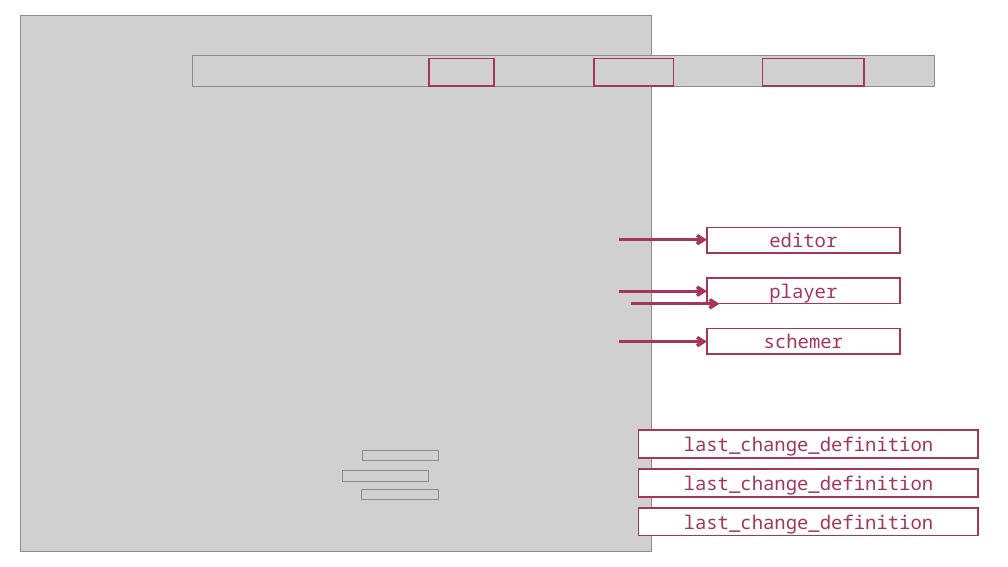
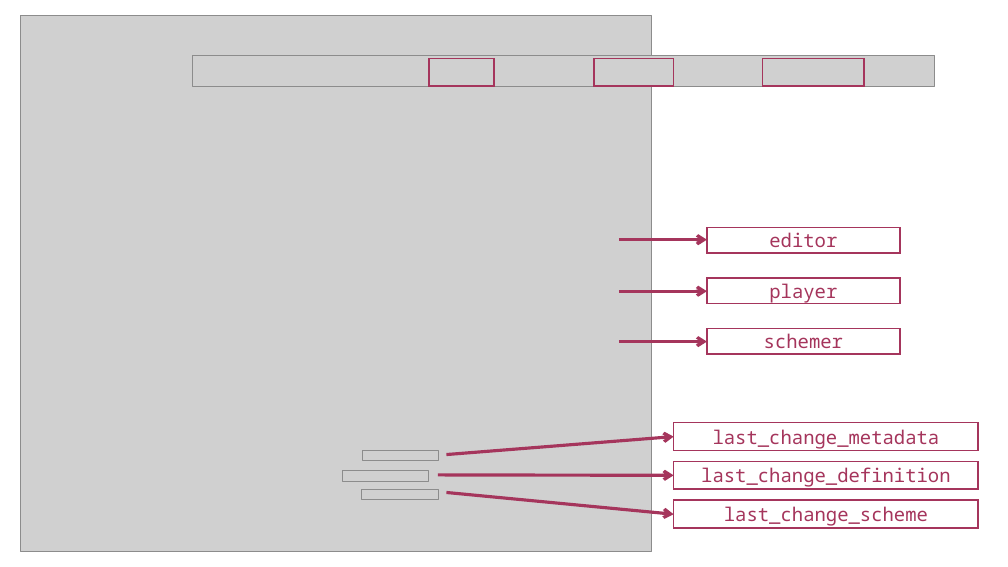
Before and after one commit to iqb-research/eatPrepTBA, a slide deck: slide 5 of vignettes/images/images.pptx. Drawn at 1008x567 pixels with LibreOffice and Linux fonts; fonts in the diff are those of the drawing; grey boxes stand for pictures. Boxes give left, top, right and bottom in pixels: in the first picture for what was removed or moved away, otherwise in the second. Text is boxed around its words. In the diff, an @@ line names an element or a change of style, - is before the commit and + after.

```diff
--- a/vignettes/images/images.pptx
+++ b/vignettes/images/images.pptx
@@ arrow moved from (631, 304) - (720, 304) to (447, 454) - (674, 437) @@
@@ rectangle "last_change_metadata": place and size @@
-rectangle "last_change_metadata" at box(639, 508, 979, 536)
+rectangle "last_change_metadata" at box(674, 423, 979, 451)
@@ text in rectangle at box(713, 429, 940, 449): text changed @@
-last_change_definition
+last_change_metadata
@@ arrow added from (438, 475) to (674, 476), #A5355C 3 pt @@
@@ rectangle "last_change_definition": place and size @@
-rectangle "last_change_definition" at box(639, 430, 979, 458)
+rectangle "last_change_definition" at box(674, 461, 979, 489)
@@ arrow added from (447, 492) to (674, 514), #A5355C 3 pt @@
@@ rectangle "last_change_scheme": place and size @@
-rectangle "last_change_scheme" at box(639, 469, 979, 497)
+rectangle "last_change_scheme" at box(674, 501, 979, 529)
@@ text in rectangle at box(724, 506, 928, 528): text changed @@
-last_change_definition
+last_change_scheme
```
Also in this commit, not shown: 1 other slide changed, 1 slide added, 8 other files.
